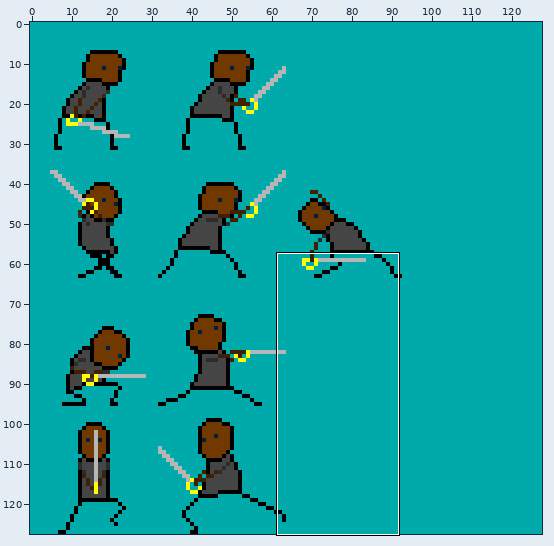
File history of a pixel-art file, img/TwoFrameFighterTest.ase. Above: a wide view before the commit, with the close-up outlined.
Close-up. Earlier state:
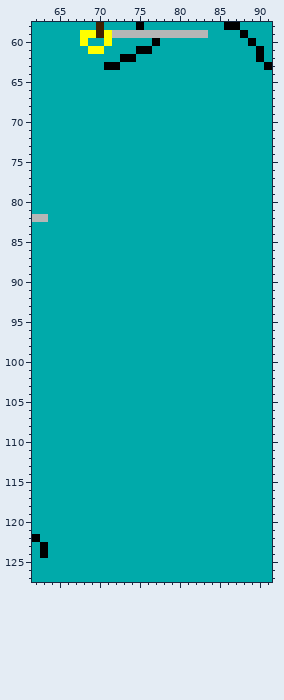
128x128 pixels, 1 frame. Shown: x 62..91, y 58..127.
The same view after the edit:
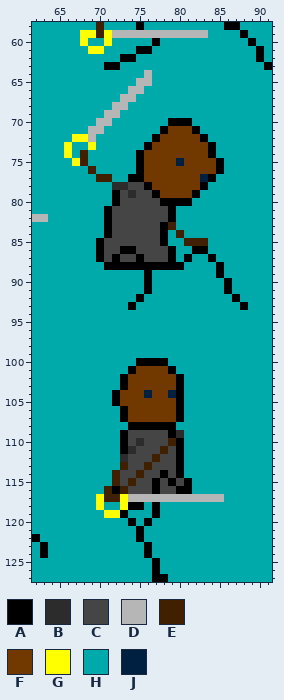
Palette (. is transparent): A #000000  B #2c2c2c  C #454545  D #b6b6b6  E #412000  F #713800  G #ffff00  H #00aaaa  J #002041
Difference:
Changed rows in their new state; - is an unchanged pixel.
Layer "Layer 2":
first column x 66:
 64 ----------D------------
 65 ---------DD------------
 66 --------DD-------------
 67 -------DD--------------
 68 ------DD---------------
 69 -----DD----------------
 70 ----DD-------AAA-------
 71 ---DD-------AFFFA------
 72 -GGD-------AFFFFFA-----
 73 G--G------AFFFFFFFA----
 74 G-E------AFFFFFFFFA----
 75 -GE------AFFFFJFFFFA---
 76 ---E-----AFFFFFFFFFA---
 77 ----EE--AAFFFFFFFJA----
 78 ------BBCCAFFFFFFA-----
 79 ------ACBCCAFFFFA------
 80 ------ACCCCCAAAA-------
 81 -----ACCCCCCCA---------
 82 -----ACCCCCCCA---------
 83 -----ACCCCCCAE---------
 84 -----ACCCCCCA-E--------
 85 ----ACCCCCCCA--EEE-----
 86 ----ACCAACCCCA--AA-----
 87 ----ACACCACCCA-A--A----
 88 -----AAAAAAAAAA----A---
 89 ----------A--------A---
 90 ----------A---------A--
 91 ----------A---------A--
 92 ---------A-----------A-
 93 --------A-------------A
first column x 70:
100 -----AAAA-------
101 ----AFFFFA------
102 ---AFFFFFFA-----
103 ---AFFFFFFA-----
104 --AFFFJFFJA-----
105 --AFFFFFFFA-----
106 ---AFFFFFFA-----
107 ---AFFFFFFA-----
108 ----AAAAAA------
109 ---ACCCCCAB-----
110 ---ACBCCCEA-----
111 ---ABCCCECA-----
112 ---BCCCECCA-----
113 ---ECCECCCA-----
114 --ECCECCACA-----
115 --ECECCACACA----
116 -EAECCCACCAA----
117 GEEGDDDDDDDDDDDD
118 G--GAA-A--------
119 -GGA---A--------
120 ----A-A---------
121 -----A----------
122 -----A----------
123 ------A---------
124 ------A---------
125 -------A--------
126 -------A--------
127 -------AA-------
